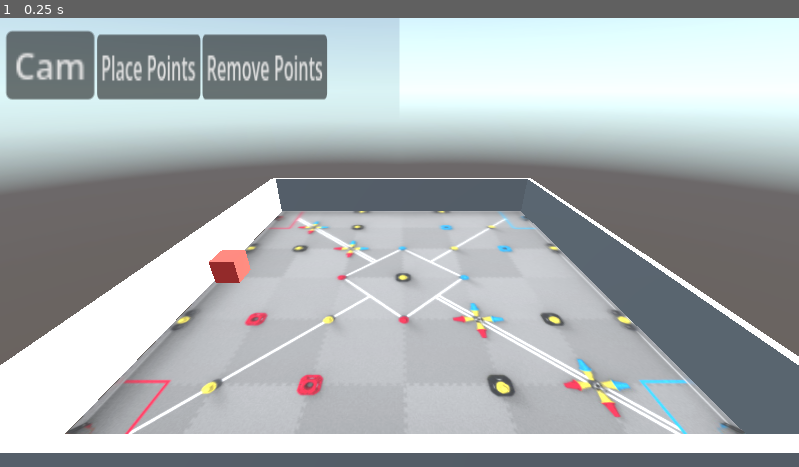
Above: before the commit, frame 1.
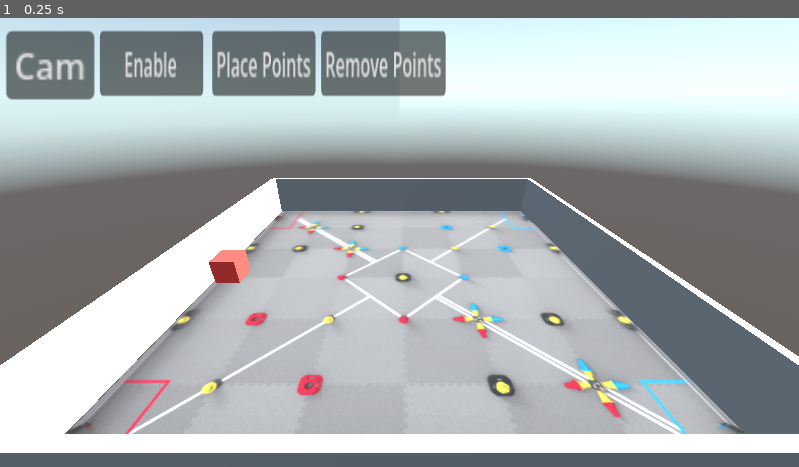
Above: after the commit, the same moment.

Repository: Aud4city-Pr0/AutoTrack---VEX-Auto-Planner
Game: Godot game, scene res://Scenes/VEXField.tscn
The game is run twice, just before and just after one commit, with the same random seed, the same clock (stepped at 60 frames per second) and the same inputs.
Inputs:
- Up to frame 1 (0.25 s): no input

The runs differ from the first frame. In frame 1, 3.9% of the frame differs, in the area x 12-56%, y 2-19%.

Commit message:
more work

Diff:
--- a/Prefabs/ui.tscn
+++ b/Prefabs/ui.tscn
@@ -1,4 +1,6 @@
 [gd_scene format=3 uid="uid://cpww74qudbjpr"]
+
+[ext_resource type="Script" uid="uid://47xprjg5ofbd" path="res://Scripts/UI Scripts/UIScript.gd" id="1_ajyd5"]
 
 [node name="UI" type="Control" unique_id=1466292623]
 layout_mode = 3
@@ -7,6 +9,7 @@
 anchor_bottom = 1.0
 grow_horizontal = 2
 grow_vertical = 2
+script = ExtResource("1_ajyd5")
 
 [node name="CamPositionButton" type="Button" parent="." unique_id=1586248954]
 layout_mode = 1
@@ -21,15 +24,29 @@
 scale = Vector2(2.9541037, 3.1748414)
 text = "Cam"
 
-[node name="PointButton" type="Button" parent="." unique_id=1753915449]
+[node name="EnablePlacement" type="Button" parent="." unique_id=1753915449]
 layout_mode = 1
 anchors_preset = -1
 anchor_top = 0.90999997
 anchor_bottom = 0.90999997
-offset_left = 140.00002
-offset_top = -565.68
-offset_right = 242.00002
-offset_bottom = -534.68
+offset_left = 144.00005
+offset_top = -570.68
+offset_right = 246.00005
+offset_bottom = -539.68
+grow_horizontal = 2
+grow_vertical = 2
+scale = Vector2(1.4603403, 3.010798)
+text = "Enable"
+
+[node name="PointButton" type="Button" parent="." unique_id=368985082]
+layout_mode = 1
+anchors_preset = -1
+anchor_top = 0.90999997
+anchor_bottom = 0.90999997
+offset_left = 306.0
+offset_top = -570.68
+offset_right = 408.0
+offset_bottom = -539.68
 grow_horizontal = 2
 grow_vertical = 2
 scale = Vector2(1.4603403, 3.010798)
@@ -40,12 +57,14 @@
 anchors_preset = -1
 anchor_top = 0.91
 anchor_bottom = 0.91
-offset_left = 292.0
-offset_top = -565.68
-offset_right = 415.0
-offset_bottom = -534.68
+offset_left = 463.00003
+offset_top = -570.68
+offset_right = 586.0
+offset_bottom = -539.68
 grow_vertical = 0
 scale = Vector2(1.4603403, 3.010798)
 text = "Remove Points"
 
-[connection signal="pressed" from="PointButton" to="." method="_on_point_button_pressed"]
+[connection signal="pressed" from="EnablePlacement" to="." method="_on_point_button_pressed"]
+[connection signal="pressed" from="PointButton" to="." method="_on_place_button_pressed"]
+[connection signal="pressed" from="RemoveButton" to="." method="_on_remove_button_pressed"]
--- a/Scenes/VEXField.tscn
+++ b/Scenes/VEXField.tscn
@@ -8,7 +8,6 @@
 [ext_resource type="PackedScene" uid="uid://deuuvfjkr4jkd" path="res://Prefabs/PhantomObject.tscn" id="5_l8y8q"]
 [ext_resource type="PackedScene" uid="uid://cpww74qudbjpr" path="res://Prefabs/ui.tscn" id="5_ncggb"]
 [ext_resource type="Material" uid="uid://bm6k8miaf4lla" path="res://Textures/PlaceMaterial.tres" id="6_pu81y"]
-[ext_resource type="Script" uid="uid://47xprjg5ofbd" path="res://Scripts/UI Scripts/UIScript.gd" id="6_ydrv4"]
 [ext_resource type="Material" uid="uid://c6vd5tm14slkd" path="res://Textures/UnplaceMaterial.tres" id="7_to7yo"]
 
 [sub_resource type="PlaneMesh" id="PlaneMesh_shakw"]
@@ -107,7 +106,6 @@
 environment = SubResource("Environment_m5pvo")
 
 [node name="UI" parent="." unique_id=1466292623 node_paths=PackedStringArray("placmentScriptObject") instance=ExtResource("5_ncggb")]
-script = ExtResource("6_ydrv4")
 placmentScriptObject = NodePath("../ObserverCam")
 
 [node name="PointParent" type="Node" parent="." unique_id=615404697]
--- a/Scripts/PlacementScript.gd
+++ b/Scripts/PlacementScript.gd
@@ -8,10 +8,12 @@
 @export var notplace_material: Material
 
 # vars
+enum placementState {BUILD = 0, DESTROY = 1}
 var phantom = null
 var can_place = false
 var ray_collider = null
 var snapped_pos = Vector3(0, 0, 0)
+var current_mode = placementState.BUILD
 
 func _ready() -> void:
 	disable_placement()
@@ -42,10 +44,19 @@
 		can_place = false
 
 	if ray_collider:
-		if Input.is_action_just_pressed("PlacePoint") and can_place:
-			var point = point_scene.instantiate()
-			point_parent.add_child(point)
-			point.global_position = snapped_pos
+		if current_mode == placementState.BUILD:
+			if phantom == null:
+				enable_placement()
+			if Input.is_action_just_pressed("PlacePoint") and can_place:
+				var point = point_scene.instantiate()
+				point_parent.add_child(point)
+				point.global_position = snapped_pos
+		elif current_mode == placementState.DESTROY:
+			get_parent().remove_child.call_deferred(phantom)
+			if Input.is_action_just_pressed("PlacePoint"):
+				point_parent.remove_child(ray_collider)
+				print("removed point")
+
 
 
 # helpers
--- a/Scripts/UI Scripts/UIScript.gd
+++ b/Scripts/UI Scripts/UIScript.gd
@@ -13,3 +13,11 @@
 	elif isEnabled == true:
 		placmentScriptObject.disable_placement()
 		isEnabled = false
+
+func _on_place_button_pressed():
+	if isEnabled == true:
+		placmentScriptObject.current_mode = placmentScriptObject.placementState.BUILD
+
+func _on_remove_button_pressed():
+	if isEnabled == true:
+		placmentScriptObject.current_mode = placmentScriptObject.placementState.DESTROY
